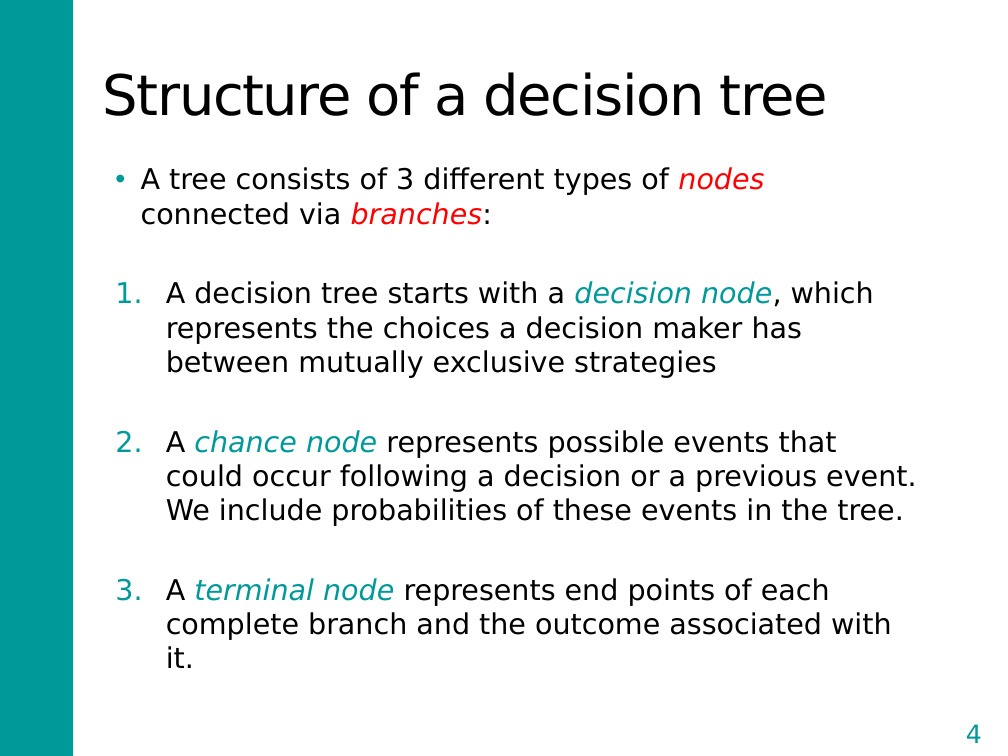
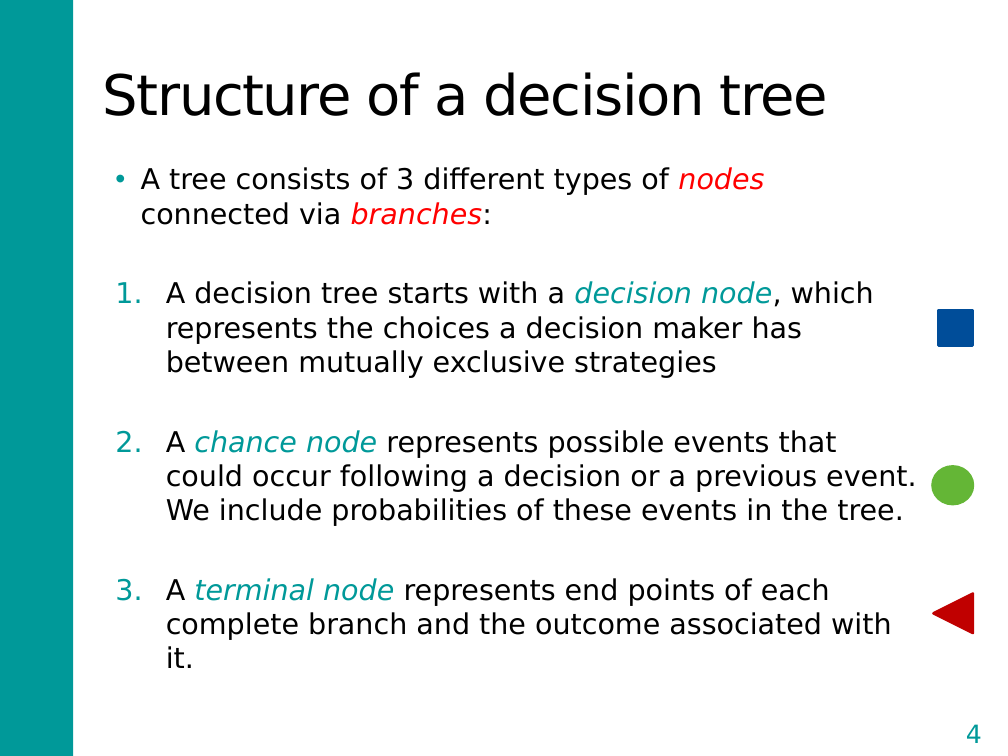
Before and after one commit to DARTH-git/Course-Modularization, a slide deck: slide 4 of static/Course_Modularization/Decision trees/Slides/DecisionTreeSlides_video.pptx. Drawn at 1008x756 pixels with LibreOffice and Linux fonts; fonts in the diff are those of the drawing. Boxes give left, top, right and bottom in pixels: in the first picture for what was removed or moved away, otherwise in the second. Text is boxed around its words. In the diff, an @@ line names an element or a change of style, - is before the commit and + after.

Commit message:
Add comp vector to Decision. trees

```diff
--- a/static/Course_Modularization/Decision trees/Slides/DecisionTreeSlides_video.pptx
+++ b/static/Course_Modularization/Decision trees/Slides/DecisionTreeSlides_video.pptx
@@ rectangle added at (x1=938, y1=310, x2=973, y2=346), fill #004D99, outline #004D99 2 pt @@
@@ ellipse added at (x1=932, y1=467, x2=973, y2=504), fill #64B636, outline #64B636 2 pt @@
@@ triangle added at (x1=933, y1=594, x2=973, y2=633), fill #C00000, outline #C00000 2 pt @@
```
Also in this commit, not shown: 7 other slides changed, 6 slides added, 5 slides removed, 21 other files.
